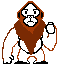
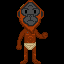
Two versions of the same layered image (64x64). Layer-by-layer changes:
renamed "Group 1" to "Ape King", hid the group it (2 layers) over [2, 1, 60, 64]
removed layer "Layer 10" from group "Group 1" over [17, 1, 44, 34]
removed layer "Layer 11" from group "Group 1" over [2, 1, 57, 64]
added layer "Layer 16" above "Layer 17" over [17, 0, 44, 34]
added layer "Layer 17" above "Layer 5" over [16, 28, 48, 64]
showed "Layer 5" over [16, 2, 48, 64]
painted on "Layer 0" over [0, 0, 64, 64]
